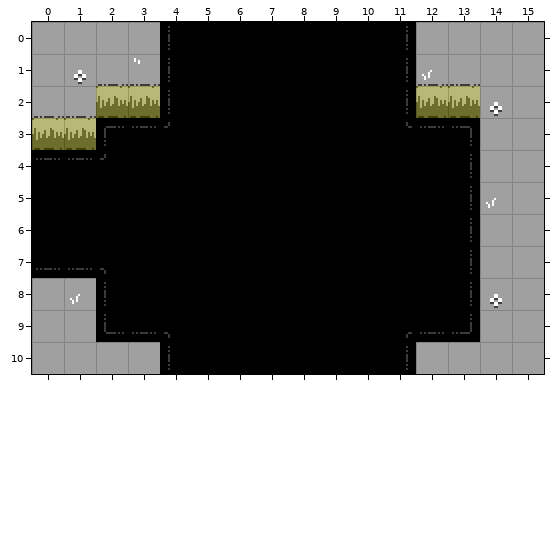
A Tiled map gets an edit: art/rooms/GrassyTest_Standard_NSW.tmx. Above, as it was before the edit.
Cells are 16x16 px. Shown: x 0..15, y 0..10.
And afterwards:
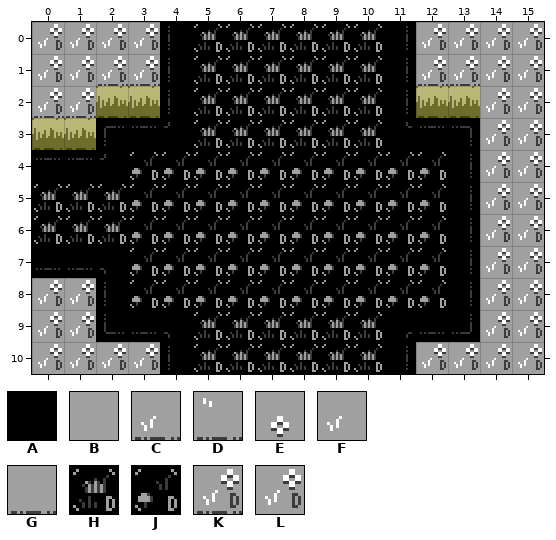
Key: from "DiscoFloorTiles": A 0 "floor"; from "MapTiles": B 2 "map", C 20 "map", D 21 "map", E 22 "map", F 23 "map", G 24 "map"; from "TechnicalTiles": H 1 "detail", J 3 "detail", K 17 "detail", L 18 "detail".
_ is an empty cell.
The commit says: Add in a bunch of technical tiles in prep for the new room/floor gen
Change:
Layer "Base":
y 0: x 0..3 BBBB -> LLLL; x 5..10 AAAAAA -> HHHHHH; x 12..15 BBBB -> LLLL
y 1: x 0..3 BEGD -> LLKK; x 5..10 AAAAAA -> HHHHHH; x 12..15 CGBB -> KKLL
y 2: x 0..1 GG -> KK; x 5..10 AAAAAA -> HHHHHH; x 14..15 EB -> LL
y 3: x 5..10 AAAAAA -> HHHHHH; x 14..15 BB -> LL
y 4: x 3..12 AAAAAAAAAA -> JJJJJJJJJJ; x 14..15 BB -> LL
y 5: x 0..12 AAAAAAAAAAAAA -> HHHJJJJJJJJJJ; x 14..15 FB -> LL
y 6: x 0..12 AAAAAAAAAAAAA -> HHHJJJJJJJJJJ; x 14..15 BB -> LL
y 7: x 3..12 AAAAAAAAAA -> JJJJJJJJJJ; x 14..15 BB -> LL
y 8: x 0..1 BF -> LL; x 3..12 AAAAAAAAAA -> JJJJJJJJJJ; x 14..15 EB -> LL
y 9: x 0..1 BB -> LL; x 5..10 AAAAAA -> HHHHHH; x 14..15 BB -> LL
y 10: x 0..3 BBBB -> LLLL; x 5..10 AAAAAA -> HHHHHH; x 12..15 BBBB -> LLLL
Pixel boxes of the changes (left, top, right, bottom) in both pictures:
changed: (34, 24, 542, 372)
